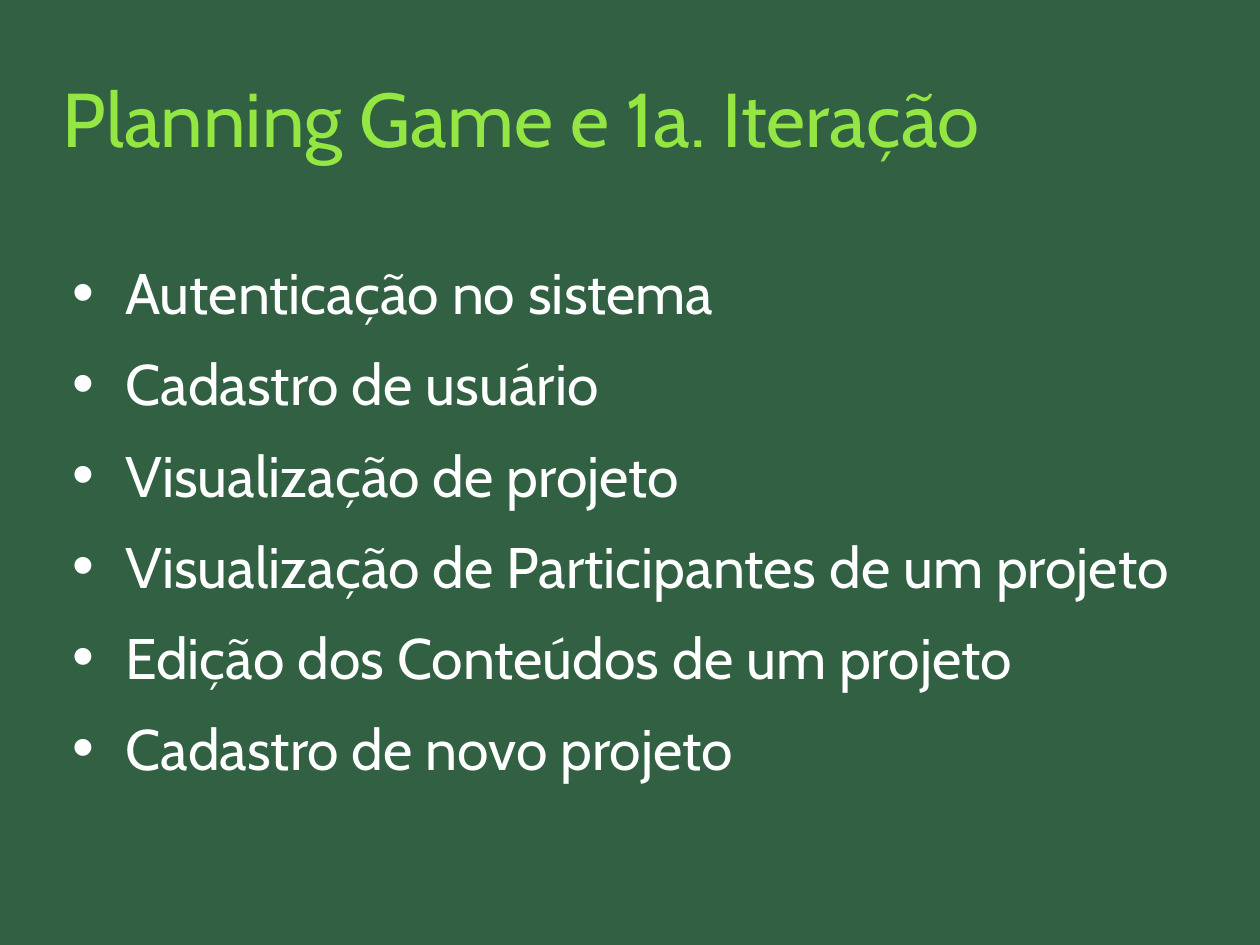
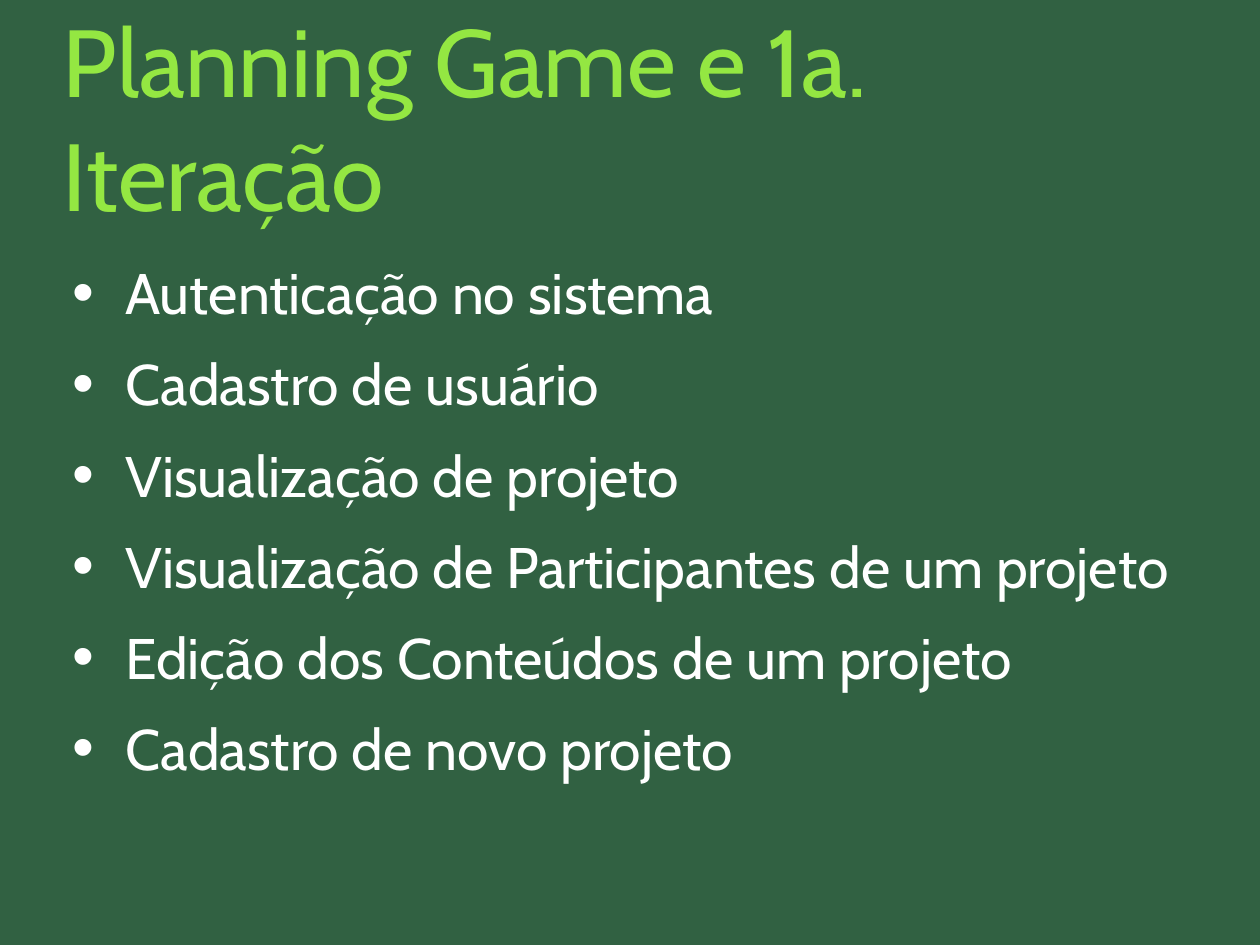
Before and after one commit to nathaliaspatricio/febracev, a slide deck: slide 27 of doc/atividades_psi/apresentacao_psi.odp. Drawn at 1260x945 pixels with LibreOffice and Linux fonts; fonts in the diff are those of the drawing. Boxes give left, top, right and bottom in pixels: in the first picture for what was removed or moved away, otherwise in the second. Text is boxed around its words. In the diff, an @@ line names an element or a change of style, - is before the commit and + after.

```diff
--- a/doc/atividades_psi/apresentacao_psi.odp
+++ b/doc/atividades_psi/apresentacao_psi.odp
@@ title "Planning Game e 1a. Iteração": place and size @@
-title "Planning Game e 1a. Iteração" at bbox=[63, 90, 980, 163]
+title "Planning Game e 1a. Iteração" at bbox=[63, 25, 867, 229]
@@ title "Planning Game e 1a. Iteração" at bbox=[63, 25, 867, 229]: size 48 to 60 pt @@
```
Also in this commit, not shown: 9 other slides changed.
